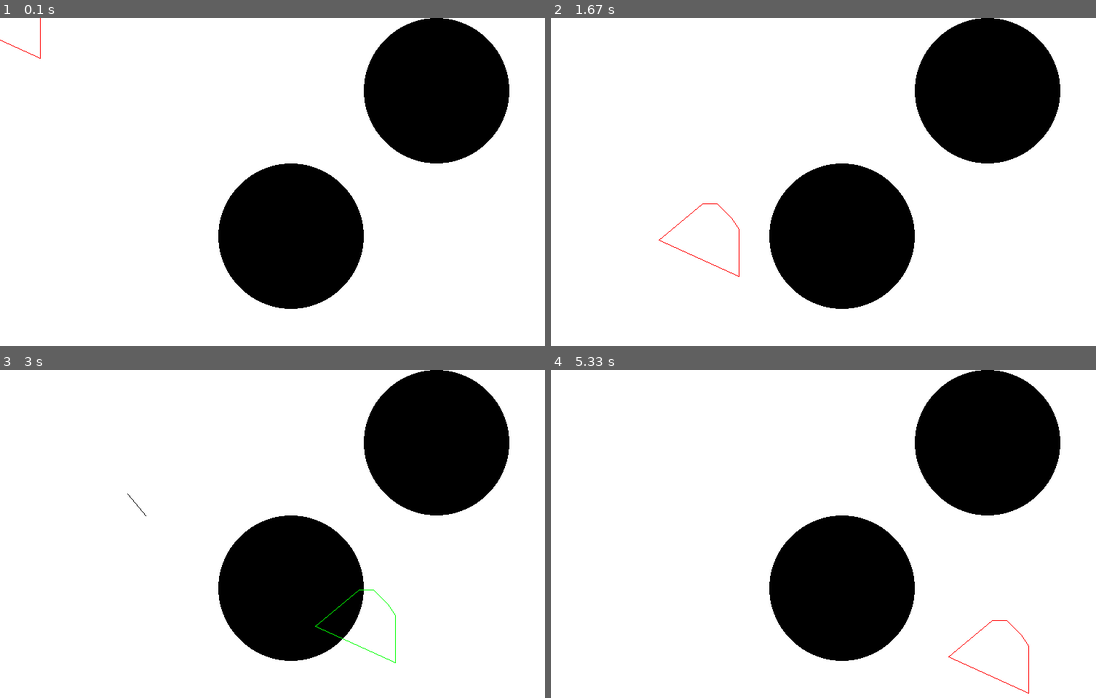
Above: before the commit, frames 1-4 (two rows, left to right).
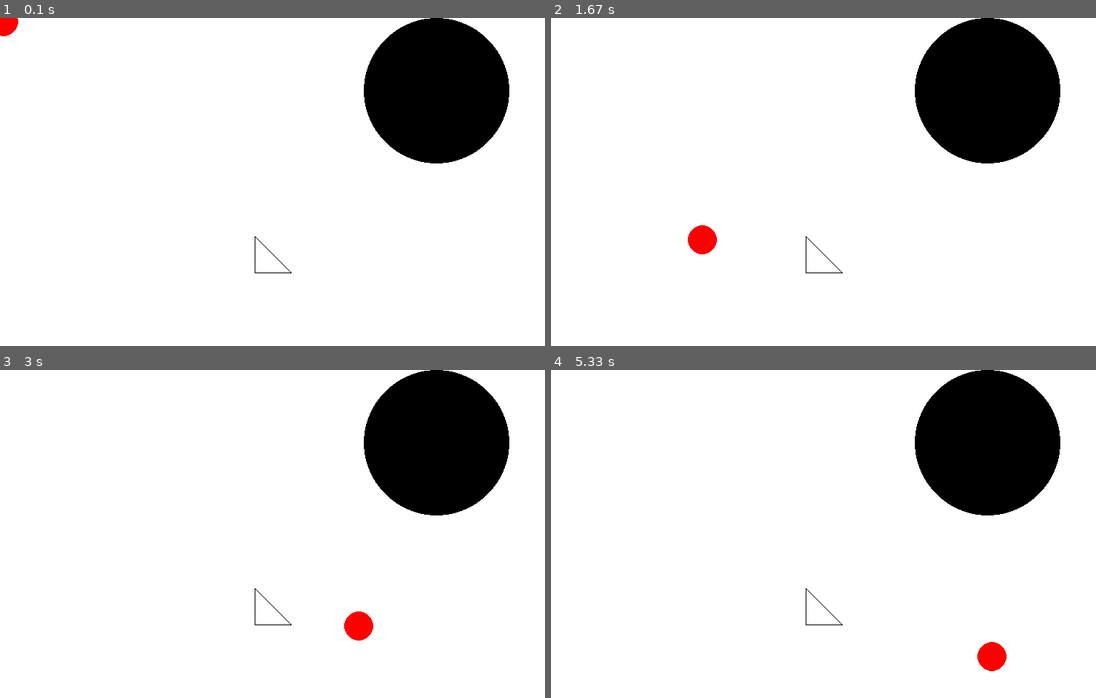
Above: after the commit, the same moments.

Repository: valentine-bread/Collision_Avoidance_Algorithms
Game: pygame game, started from GJK/test.py
The game is run twice, just before and just after one commit, with the same random seed, the same clock (stepped at 60 frames per second) and the same inputs.
Inputs (mouse positions are in pixels of both pictures, inside the frame that each line leads up to):
- Up to frame 1 (0.1 s): no input
- Up to frame 2 (1.67 s): hold Right 0.33-0.8 s; move the mouse to (823, 257) at 0.37 s; hold Up 0.83-1.13 s; move the mouse to (1030, 224) at 0.87 s; hold Right 1.17-1.63 s; move the mouse to (703, 241) at 1.2 s
- Up to frame 3 (3 s): hold Left 1.67-2.2 s; move the mouse to (109, 524) at 1.7 s; hold Down 2.23-2.53 s; move the mouse to (376, 435) at 2.27 s; hold Left 2.57-2.97 s; move the mouse to (359, 625) at 2.6 s
- Up to frame 4 (5.33 s): hold Up 3-3.37 s; move the mouse to (856, 442) at 3.03 s; hold Right 3.4-4.03 s; move the mouse to (632, 576) at 3.43 s; hold Down 4.07-4.43 s; move the mouse to (850, 632) at 4.1 s; hold Left 4.47-4.93 s; move the mouse to (823, 514) at 4.5 s; hold Right from 4.97 s (still down); move the mouse to (992, 655) at 5 s

The runs differ from the first frame. In frame 1, 9.4% of the frame differs, in the area x 0-67%, y 0-89%; in frame 2, 9.7%, in the area x 19-67%, y 44-89%; in frame 3, 9.5%; in frame 4, 9.7%.

Commit message:
epa_circle_error

Diff:
--- a/GJK/gjk_epa.py
+++ b/GJK/gjk_epa.py
@@ -1,17 +1,31 @@
 from math import sqrt
 import numpy as np
-
-def add(v1, v2):
-    return (v1[0] + v2[0], v1[1] + v2[1])
-
-def sub(v1, v2):
-    return (v1[0] - v2[0], v1[1] - v2[1])
-
-def neg(v):
-    return (-v[0], -v[1])
+from numpy import add
+from numpy import subtract as sub
+from numpy import negative as neg
+
+
+# def add(v1, v2):
+#     return np.add(v1,v2)
+#     # return (v1[0] + v2[0], v1[1] + v2[1])
+
+# def sub(v1, v2):
+#     return np.subtract(v1,v2)
+#     # return (v1[0] - v2[0], v1[1] - v2[1])
+
+# def neg(v):
+#     return np.negative(v)
+#     # return (-v[0], -v[1])
 
 def dot(v1, v2):
+    # np.dot(v1,v2)
     return v1[0] * v2[0] + v1[1] * v2[1]
+
+def normalize(vector):
+    # if vector == (0,0): return vector
+    # norm = sqrt(vector[0] ** 2 + vector[1] ** 2)
+    # return vector[0] / norm, vector[1] / norm
+    return vector / np.linalg.norm(vector)
 
 def aXbXa(v1, v2):
     """
@@ -43,6 +57,7 @@
 
 def supportCircle(circle, direction):
     mag = sqrt(dot(direction, direction))
+    if mag == 0: mag = 0.000001
     s = circle[1] / mag
     center = circle[0]
     return (center[0] + s * direction[0], center[1] + s * direction[1])
@@ -55,6 +70,9 @@
 
 def collidePolyCircle(poly, circle):
     return collide(poly, circle, supportPoly, supportCircle)
+
+def collideCircleCircle(poly, circle):
+    return collide(poly, circle, supportCircle, supportCircle)
 
 def collide(shape1, shape2, support1, support2):
     s = support(shape1, shape2, support1, support2, (-1, -1))
@@ -133,16 +151,10 @@
 
     return False
 
-
-def normalize(vector):
-    if vector == (0,0): return vector
-    norm = sqrt(vector[0] ** 2 + vector[1] ** 2)
-    return vector[0] / norm, vector[1] / norm
-
 def epa(polytope, shapeA, shapeB, f1 , f2):
 	minIndex = 0
 	minDistance = float('inf')
-	minNormal = 0
+	# minNormal = 0
 
 	while (minDistance == float('inf')):
 		for i in range(0, len(polytope)):
@@ -158,7 +170,6 @@
 				distance *= -1
 				normal *= -1
 
-
 			if (distance < minDistance):
 				minDistance = distance
 				minNormal = normal
@@ -170,5 +181,31 @@
 		if(abs(sDistance - minDistance) > 0.001):
 			minDistance = float('inf')
 			polytope.insert(minIndex, support_t)
+		else:
+			break
 
 	return minNormal * (minDistance + 0.001)
+
+
+# def closestEdge(polytope):
+# 	npts = len(polytope)
+# 	dmin = float('inf')
+# 	closest = 0
+# 	for i in range(0, npts):
+# 		p = polytope[i]
+# 		q = polytope[(i + 1) % npts]
+# 		e = sub(q, p)
+# 		n = np.array(normalize((e[1], -e[0])))
+# 		dist = dot(n, p)
+# 		if dist < dmin:
+# 			dmin = dist
+# 			closest	= [dist, i, p, q, n]
+# 	return closest
+
+# def epa(polytope, pts1, pts2, f1 , f2):
+# 	while True:
+# 		dist, i, p, q, n = closestEdge(polytope)
+# 		r = support(pts1, pts2, f1, f2, n)
+# 		if (abs(dot(n, r) - dist) < 0.001):
+# 			return dist
+# 		polytope.insert(i + 1, r)
--- a/GJK/test.py
+++ b/GJK/test.py
@@ -25,8 +25,9 @@
         (-50 + 400,  50 + 300),
         (-50 + 400,   0 + 300)
     )]
-    circle_list = [((400, 300), 100),
-                       ((600, 100), 100)]
+    circle_list = [#((400, 300), 100),
+                   ((600, 100), 100)
+                       ]
 
     while True:
         for event in pygame.event.get():
@@ -47,37 +48,65 @@
 
 
         SCREEN.fill(WHITE)
-        poly_mouse = makePolyFromMouse()
+        poly_mouse = makeCircleFromMouse()
 
         dist = list()
         collide = list()
 
+        # for p in poly_list:
+        #     col, d = gjk_epa.collidePolyPoly(poly_mouse, p)
+        #     dist.append(d)
+        #     collide.append(col)
+        #     polygon(p)
+
+        # for c in circle_list:
+        #     col, d = gjk_epa.collidePolyCircle(poly_mouse, c)
+        #     dist.append(d)
+        #     collide.append(col)
+        #     circle(c)
+
         for p in poly_list:
-            col, d = gjk_epa.collidePolyPoly(poly_mouse, p)
+            col, d = gjk_epa.collidePolyCircle(p, poly_mouse)
             dist.append(d)
             collide.append(col)
             polygon(p)
 
         for c in circle_list:
-            col, d = gjk_epa.collidePolyCircle(poly_mouse, c)
+            col, d = gjk_epa.collideCircleCircle(poly_mouse, c)
             dist.append(d)
             collide.append(col)
             circle(c)
 
+        print(dist)
+        if any(collide):
+        #     d_max = list(map(lambda x: sqrt(x[0] ** 2 + x[1] ** 2), dist))
+        #     index = d_max.index(max(d_max))
+        #     print(d_max[index])
+        #     line((200,200), (dist[index][0] + 200, dist[index][1] + 200))
+            circle(poly_mouse, GREEN)
+        else:
+            circle(poly_mouse, RED)
 
-        if any(collide):
-            d_max = list(map(lambda x: sqrt(x[0] ** 2 + x[1] ** 2), dist))
-            index = d_max.index(max(d_max))
-            print(d_max[index])
-            line((200,200), (dist[index][0] + 200, dist[index][1] + 200))
-            polygon(poly_mouse, GREEN)
-        else:
-            polygon(poly_mouse, RED)
+        # if any(collide):
+        #     d_max = list(map(lambda x: sqrt(x[0] ** 2 + x[1] ** 2), dist))
+        #     index = d_max.index(max(d_max))
+        #     print(d_max[index])
+        #     line((200,200), (dist[index][0] + 200, dist[index][1] + 200))
+        #     circle(poly_mouse, GREEN)
+        # else:
+        #     circle(poly_mouse, RED)
 
 
 
         pygame.display.flip()
         CLOCK.tick(60)
+
+def makeCircleFromMouse():
+    pos = pygame.mouse.get_pos()
+
+    return (
+        ((0 + pos[0], 0 + pos[1]), 20)
+    )
 
 def makePolyFromMouse():
     pos = pygame.mouse.get_pos()
--- a/SAT/sat.py
+++ b/SAT/sat.py
@@ -1,13 +1,16 @@
 from math import sqrt
+import numpy as np
+from numpy import add
+from numpy import subtract as sub
+from numpy import negative as neg
+
 
 
 def normalize(vector):
-    """
-    Вектор масштабируется до длины 1
-    """
-    norm = sqrt(vector[0] ** 2 + vector[1] ** 2)
-    return vector[0] / norm, vector[1] / norm
-
+    # if vector == (0,0): return vector
+    # norm = sqrt(vector[0] ** 2 + vector[1] ** 2)
+    # return vector[0] / norm, vector[1] / norm
+    return vector / np.linalg.norm(vector)
 
 def dot(vector1, vector2):
     """
